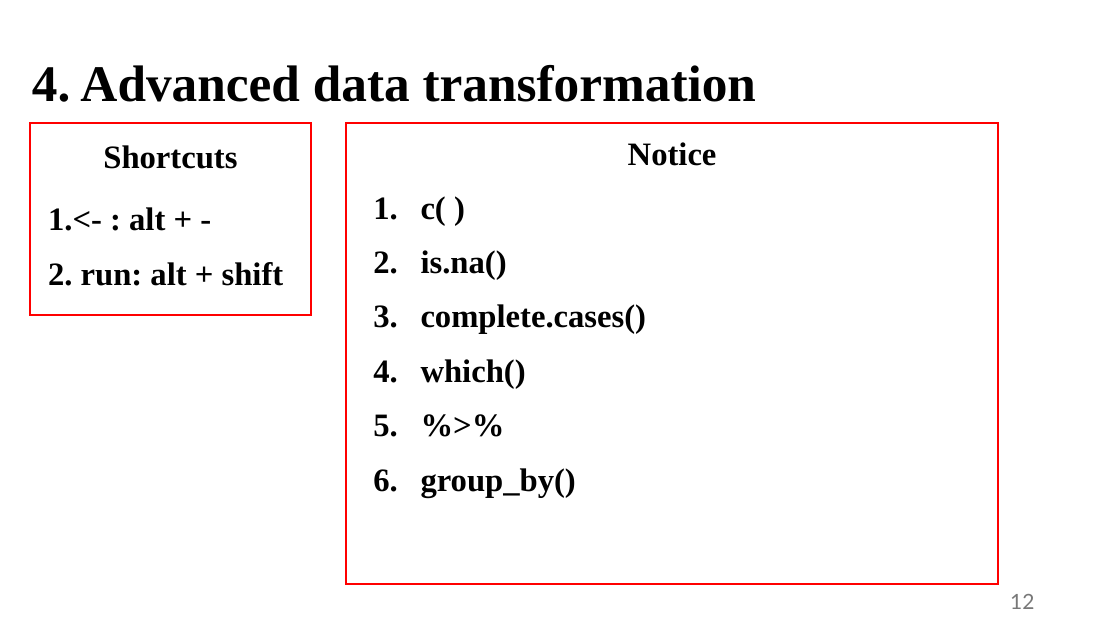
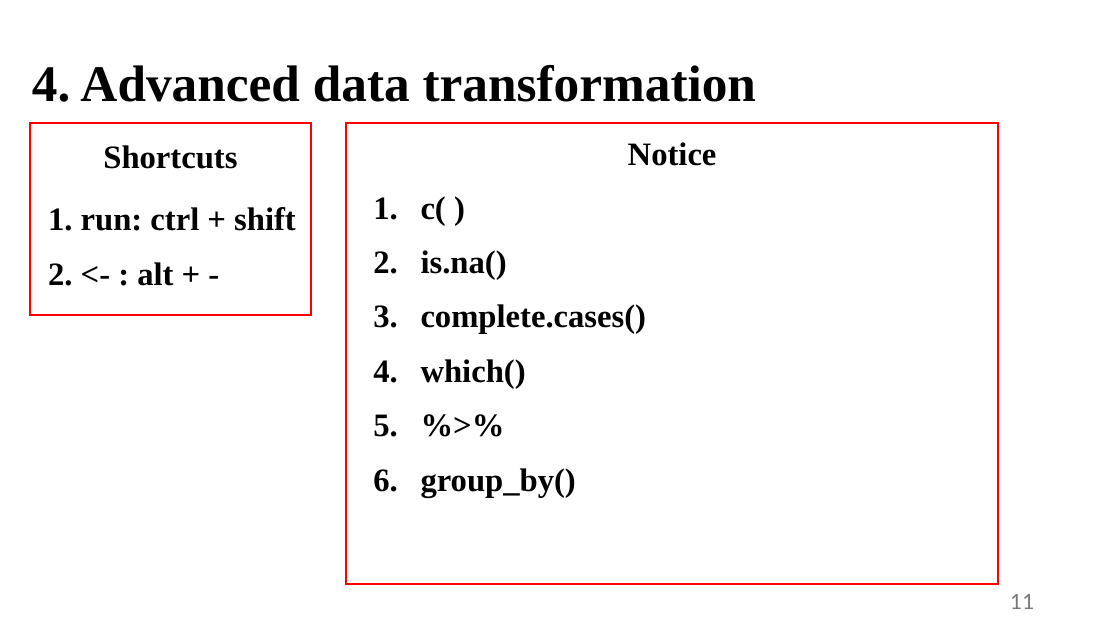
Before and after one commit to yunxiao-li-psych/R-workshop-at-UoW, a slide deck: slide 11 of Basic Operation of R/Part 1/250613_R studio instruction.pptx (slide 12 before the commit). Drawn at 1120x630 pixels with LibreOffice and Linux fonts; fonts in the diff are those of the drawing; background and template pictures are left out. Boxes give left, top, right and bottom in pixels: in the first picture for what was removed or moved away, otherwise in the second. Text is boxed around its words. In the diff, an @@ line names an element or a change of style, - is before the commit and + after.

```diff
--- a/Basic Operation of R/Part 1/250613_R studio instruction.pptx
+++ b/Basic Operation of R/Part 1/250613_R studio instruction.pptx
@@ text at (x1=48, y1=207, x2=296, y2=286): text changed @@
-1. <- : alt + -
-2. run: alt + shift
+1. run: ctrl + shift
+2. <- : alt + -
@@ page number at (x1=1010, y1=594, x2=1034, y2=609): text changed @@
-12
+11
```
Also in this commit, not shown: 9 other slides changed, 1 slide added, 2 slides removed.
